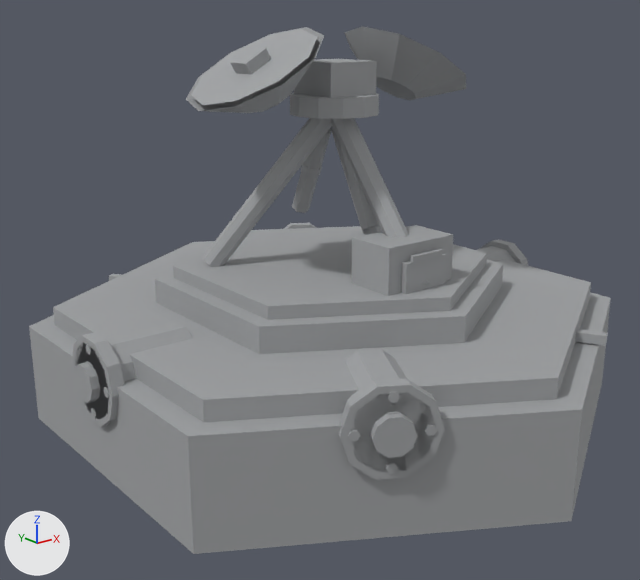
One commit to the glTF model buildings/control_projector/control_projector_s2_100.glb: the scene before it, then after it.
Both versions are drawn from a 50 mm lens placed at (-1.79, -2.16, 1.27), pointed at (-0.07, -0.02, 0.41). The lights are fixed; the arrows at lower left show +X, +Y and +Z. The first picture is the older version. Vertices at exactly the same position are counted once.

The first picture shows 'ControlProjector_s2'.
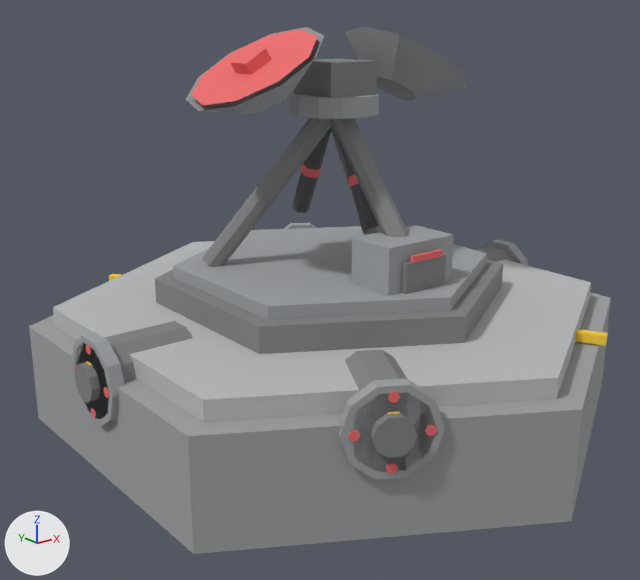
The change, as a diff of the scene's bpy script:
```diff
--- a/buildings/control_projector/control_projector_s2_100.glb.py
+++ b/buildings/control_projector/control_projector_s2_100.glb.py
@@ me_cp_base @@
 me_cp_base.from_pydata(...)  # 758 vertices, 1260 faces; spans x -0.89..0.89, y -0.98..0.98, z 0.0..1.23
 # used by ob_controlprojector_s2; location = (0.0, 0.0, 0.0)
+# me_cp_base part 1: 772 faces centred in x -0.89..0.89, y -0.82..0.82, z 0.0..1.17 are repainted in the vertex colours; the middle colour goes from grey #a0a2a4 to grey #828385
+# me_cp_base part 2: 488 faces centred in x -0.87..0.87, y -0.8..0.8, z 0.19..1.18 are repainted in the vertex colours; the middle colour goes from grey #a0a2a4 to red #ed6b6b
 me_cp_base.materials.append(mat_mx_stone_dk)
```

Pixel boxes [x1, y1, x2, y2] of what changed, in the pictures (640 x 580 px):
part 1 of me_cp_base, recoloured
    both: [52, 27, 608, 477]
part 2 of me_cp_base, recoloured
    both: [74, 29, 608, 474]
